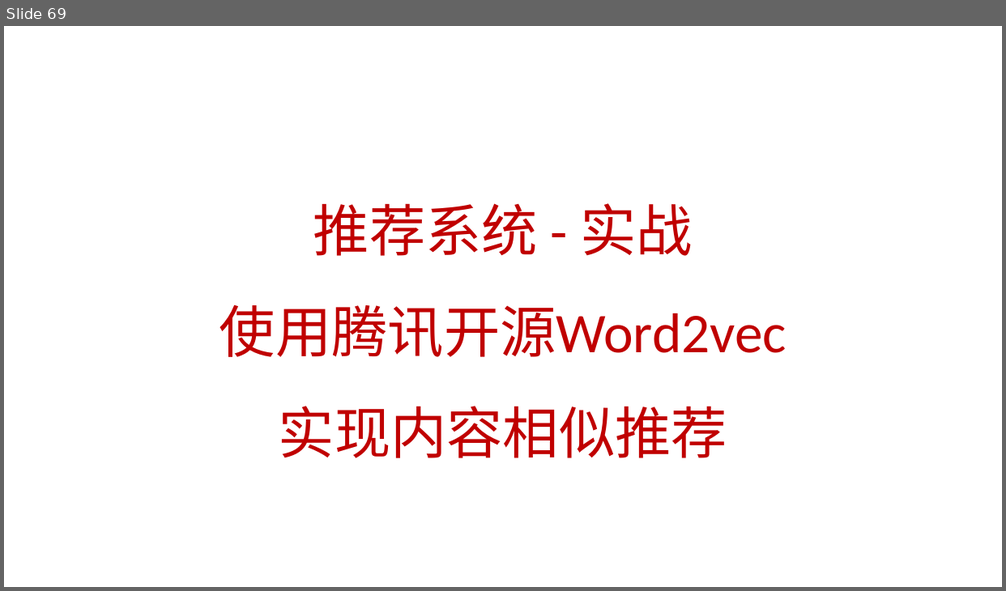
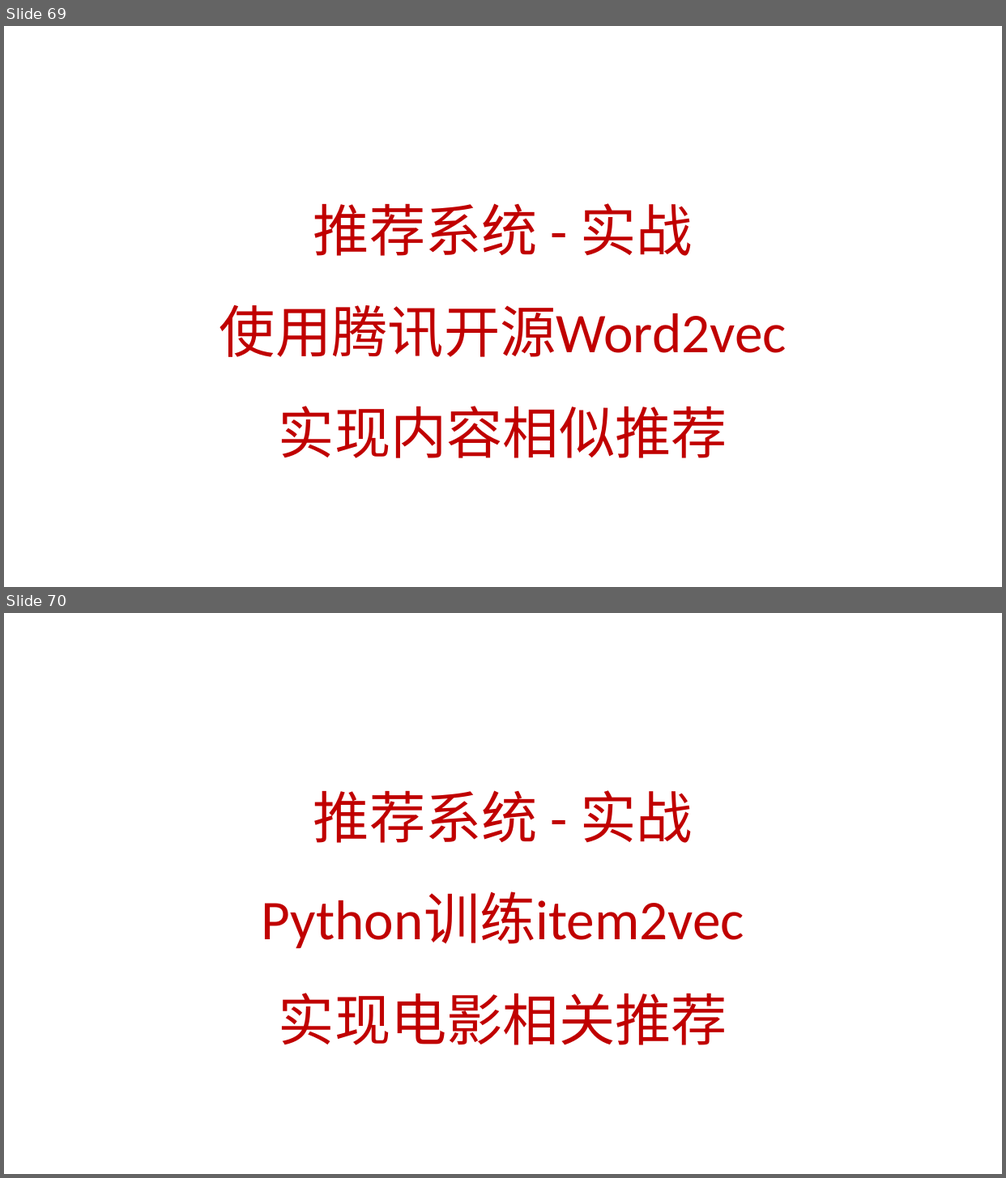
Before and after one commit to peiss/ant-learn-recsys, a slide deck: 推荐系统系列.pptx. Shown one above the other, each under a label of ours: slide 69 before the commit, slides 69 and 70 after it. The pictures are 1006x591 and 1006x1178 pixels, drawn with LibreOffice and Linux fonts; fonts in the diff are those of the drawing. Boxes give left, top, right and bottom in pixels: in the first picture for what was removed or moved away, otherwise in the second. Text is boxed around its words. In the diff, an @@ line names an element or a change of style, - is before the commit and + after.

```diff
--- a/推荐系统系列.pptx
+++ b/推荐系统系列.pptx
@@ slide 70 added at box(4, 613, 1002, 1174), background #FFFFFF @@
@@ title added at box(262, 790, 745, 1046), 54 pt, text #C00000 @@
+推荐系统 - 实战
+Python训练item2vec
+实现电影相关推荐
```
Also in this commit, not shown: 3 other slides added.
